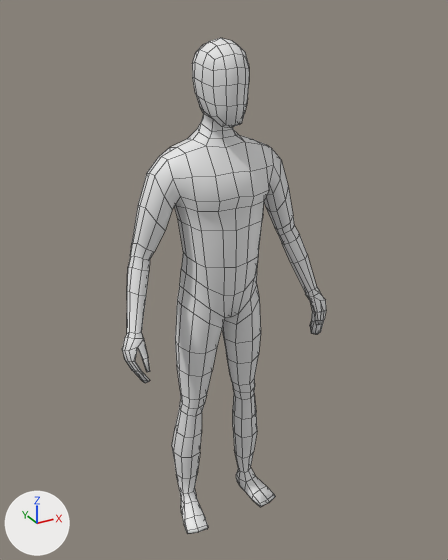
An edit to the FBX model Game/Assets/Characters/Player.fbx, drawn before and after from the same camera.
Before and after are seen from a camera (50 mm lens) standing at (-0.946, -1.744, 1.862) and looking at (0.028, 0.028, 0.977). Lighting does not change. The marker at lower left points along +X, +Y and +Z. Mesh edges are drawn as thin lines.
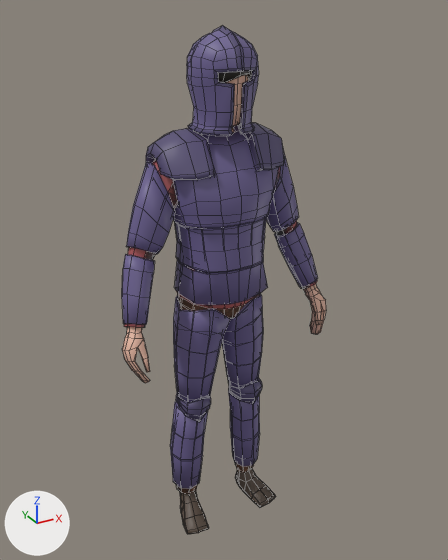
Pixel boxes (x1, y1, x2, y2) of what changed, in the pictures (448 x 560 px):
'Cube', recoloured (white to brown)
    both: (122, 38, 326, 534)
'Platebody', added (blue)
    after: (122, 123, 318, 328)
    faces in mat_metal (blue #6b6090): (122, 125, 318, 325)
    faces in mat_metal_dark (dark blue #564d74): (146, 123, 285, 208)
    faces in mat_underclothes (black #414141): (135, 173, 309, 327)
'Platelegs', added (blue)
    after: (170, 293, 263, 493)
    faces in mat_metal (blue #6b6090): (170, 293, 263, 489)
    faces in mat_metal_dark (dark blue #564d74): (176, 379, 262, 422)
    faces in mat_underclothes (black #414141): (176, 294, 260, 493)
'Helmet', added (blue)
    after: (187, 25, 259, 136)
    faces in mat_metal (blue #6b6090): (187, 30, 259, 130)
    faces in mat_metal_dark (dark blue #564d74): (188, 25, 256, 136)
'Shoes', added
    after: (179, 468, 276, 534)
'Shirt', added (brown)
    after: (124, 159, 317, 327)
'Hair', added
    after: (195, 45, 252, 83)
'Pants', added
    after: (177, 294, 259, 493)

Patch to the scene script:
```diff
--- a/Game/Assets/Characters/Player.fbx.py
+++ b/Game/Assets/Characters/Player.fbx.py
@@ me_cube_001 @@
 me_cube_001.from_pydata(...)  # 696 vertices, 694 faces; spans x -0.39..0.39, y -0.14..0.13, z 0.0..1.78
-me_cube_001.materials.append(mat_material)  # white #e7e7e7
+me_cube_001.materials.append(mat_skin)  # beige #e7b8a3
@@ ob_platebody @@
+ob_platebody = bpy.data.objects.new('Platebody', me_cube_005)  # 674 vertices, 610 faces; spans x -0.377..0.377, y -0.145..0.148, z -0.32..0.295; in mat_metal (blue #6b6090), mat_metal_dark (dark purple #564d73), mat_underclothes (black #414141), mat_black (black #1b1b1b)
+ob_platebody.location = (0.0, 0.01, 1.223)
@@ ob_shoes @@
+ob_shoes = bpy.data.objects.new('Shoes', me_cube_010)  # 98 vertices, 88 faces; spans x -0.204..0.204, y -0.116..0.079, z 0.002..0.091; in mat_shoe (brown #53453a)
+ob_shoes.location = (0.0, 0.0, -0.003)
@@ ob_hair @@
+ob_hair = bpy.data.objects.new('Hair', me_cube_011)  # 132 vertices, 130 faces; spans x -0.101..0.097, y -0.115..0.108, z 1.601..1.798; in mat_hair (black #2b261e)
+ob_hair.location = (0.0, 0.0, -0.003)
@@ ob_shirt @@
+ob_shirt = bpy.data.objects.new('Shirt', me_cube_009)  # 250 vertices, 232 faces; spans x -0.376..0.376, y -0.121..0.129, z 0.906..1.511; in mat_shirt (brown #aa5456)
+ob_shirt.location = (0.0, 0.0, -0.003)
@@ ob_pants @@
+ob_pants = bpy.data.objects.new('Pants', me_cube_008)  # 227 vertices, 212 faces; spans x -0.192..0.192, y -0.101..0.115, z 0.101..1.002; in mat_pants (brown #8f6249)
+ob_pants.location = (0.0, 0.0, -0.003)
@@ ob_helmet @@
+ob_helmet = bpy.data.objects.new('Helmet', me_cube_012)  # 392 vertices, 390 faces; spans x -0.106..0.106, y -0.127..0.12, z -0.156..0.149; in mat_metal (blue #6b6090), mat_metal_dark (dark purple #564d73)
+ob_helmet.location = (0.0, -0.006, 1.665)
@@ ob_platelegs @@
+ob_platelegs = bpy.data.objects.new('Platelegs', me_cube_006)  # 472 vertices, 386 faces; spans x -0.195..0.195, y -0.119..0.097, z -0.506..0.396; in mat_metal (blue #6b6090), mat_metal_dark (dark purple #564d73), mat_underclothes (black #414141), mat_black (black #1b1b1b)
+ob_platelegs.location = (0.0, 0.018, 0.604)
```
